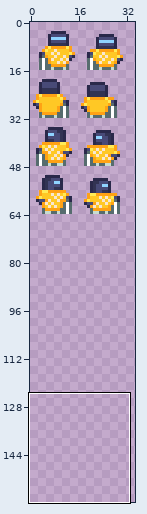
Sprite sheet, stored at characters/corenpcs/Granny Murktuk/base_sprite.png. Above, an overview of the earlier version with the close-up marked.
Close-up. Before:
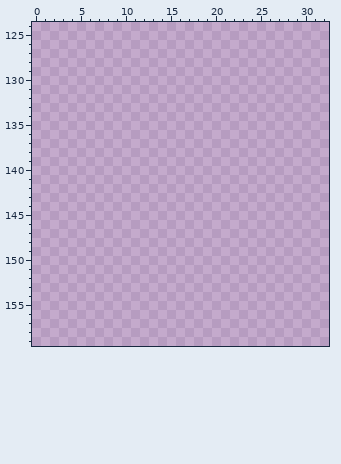
The file is 64x160 pixels. Shown: x 0..32, y 124..159. The wide view leaves out empty margins.
Now the later version:
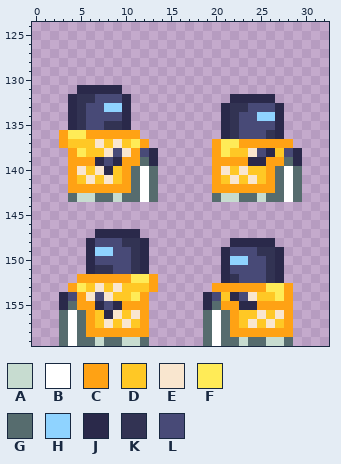
Palette (. is transparent): A #c7dcd0  B #ffffff  C #ffa214  D #ffc825  E #f9e6cf  F #ffeb57  G #566c6e  H #8fd3ff  J #2a294a  K #323353  L #484a77
What changed:
Changed rows in their new state; - is an unchanged pixel.
first column x 3:
131 --JJJJJ--------------------
132 -JKKLLLJ-----------JJJJJ---
133 -JKLLHHJ----------JKKLLLJ--
134 -JKLLLLJ----------JKLLHHJ--
135 -JKLLKKJ----------JKLLLLJ--
136 CFFCCCCCC---------JKLLLKJ--
137 CDDDEDEDFC-------CFFCCCCCC-
138 -CFDDELECLJ------CFDDELJDLJ
139 -CCCJLJCCGJ------CCCCJJCCGJ
140 -CEDEJDCGBG------CEDEDDCGBG
141 -CDEDEDCGBG------CDEDEDCGBG
142 -CCCCCCCGBG------CCCCCCCGBG
143 -GAAGGAGGBG------GAAGGAGGBG
first column x 3:
147 ----JJJJJ-----------------
148 ---JLLLKKJ---------JJJJJ--
149 ---JHHLLKJ--------JLLLKKJ-
150 ---JLLLLKJ--------JHHLLKJ-
151 ---JKKLLKJ--------JLLLLKJ-
152 --CCCCCCFFC-------JKLLLKJ-
153 -CFDEDEDDDC------CCCCCCFFC
154 JLCELEDDFC------JLDJLEDDFC
155 JGCCJLJCCC------JGCCJJCCCC
156 GBGCDJEDEC------GBGCDDEDEC
157 GBGCDEDEDC------GBGCDEDEDC
158 GBGCCCCCCC------GBGCCCCCCC
159 GBGGAGGAAG------GBGGAGGAAG
Boxes around the changes in both close-ups, in picture pixels (x1, y1, x2, y2):
added: (59, 85, 158, 346)
added: (212, 94, 302, 202)
added: (203, 238, 293, 346)
